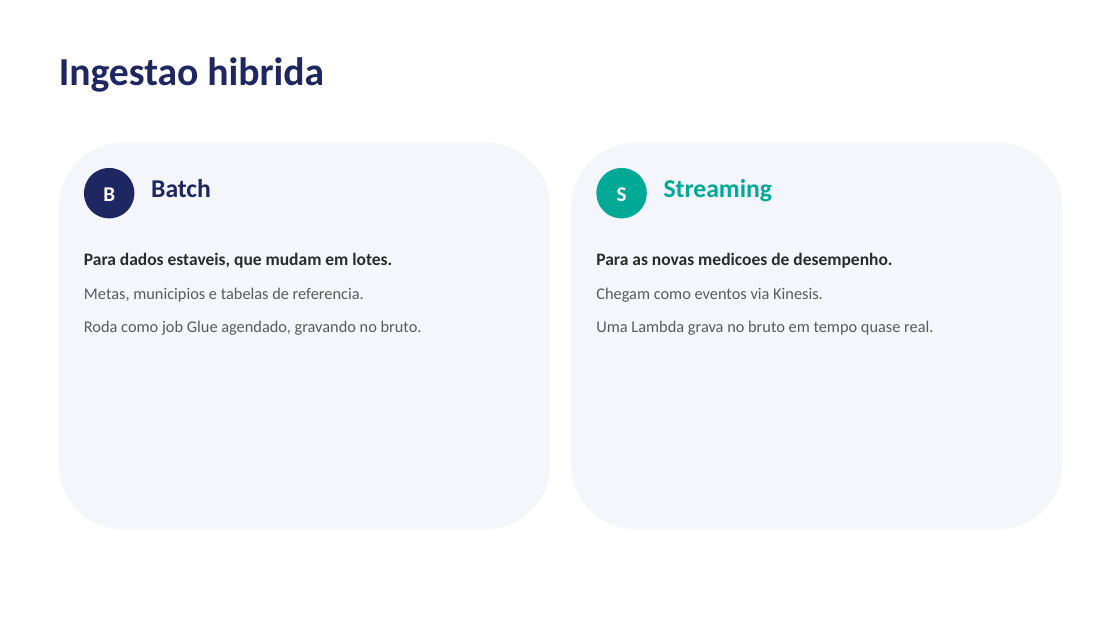
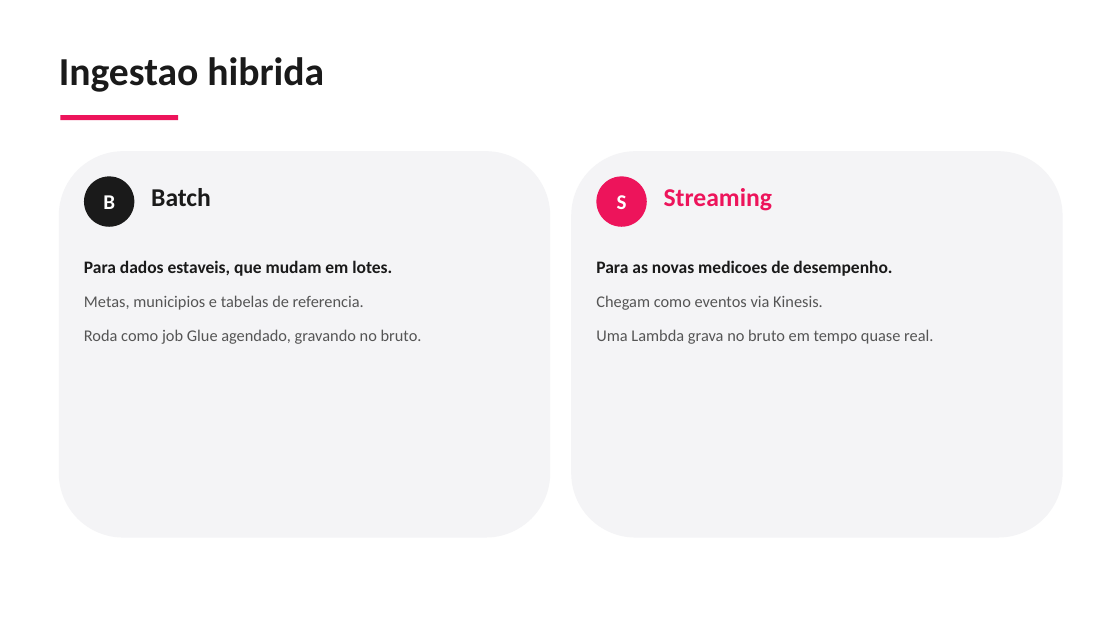
Before and after one commit to guillecosme/fiap-ai-scientist-tech-challenge-fase-02, a slide deck: slide 6 of reports/slides/pipeline_alfabetizacao_fase2.pptx. Drawn at 1120x630 pixels with LibreOffice and Linux fonts; fonts in the diff are those of the drawing. Boxes give left, top, right and bottom in pixels: in the first picture for what was removed or moved away, otherwise in the second. Text is boxed around its words. In the diff, an @@ line names an element or a change of style, - is before the commit and + after.

```diff
--- a/reports/slides/pipeline_alfabetizacao_fase2.pptx
+++ b/reports/slides/pipeline_alfabetizacao_fase2.pptx
@@ text "Ingestao hibrida" at (59, 57, 324, 92): text colour #1E2761 to #1A1A1A @@
@@ rectangle added at (60, 115, 178, 120), fill #ED145B @@
@@ rounded rectangle at (59, 151, 550, 538): fill #F4F6FB to #F4F4F6 @@
@@ ellipse "B" at (84, 176, 134, 227): fill #1E2761 to #1A1A1A @@
@@ 4 texts, 2 ellipses, 2 rounded rectangles: place and size @@
-4 texts, 2 ellipses, 2 rounded rectangles at (59, 143, 1063, 529)
+4 texts, 2 ellipses, 2 rounded rectangles at (59, 151, 1063, 538)
@@ rounded rectangle at (571, 151, 1063, 538): fill #F4F6FB to #F4F4F6 @@
@@ ellipse "S" at (597, 176, 647, 227): fill #00A896 to #ED145B @@
@@ text "Batch" at (151, 188, 211, 206): text colour #1E2761 to #1A1A1A @@
@@ text "Streaming" at (664, 188, 772, 211): text colour #00A896 to #ED145B @@
@@ text "Para dados estaveis, que mudam ..." at (84, 260, 422, 344): text colour #2B2B2B to #1A1A1A in "Para dados estaveis, que mudam em lotes."; text colour #5A5A5A to #555555 in "Metas, municipios e tabelas de referencia.", "Roda como job Glue agendado, gravando no ..." @@
@@ text "Para as novas medicoes de ..." at (596, 260, 933, 344): text colour #2B2B2B to #1A1A1A in "Para as novas medicoes de desempenho."; text colour #5A5A5A to #555555 in "Chegam como eventos via Kinesis.", "Uma Lambda grava no bruto em tempo ..." @@
```
Also in this commit, not shown: 9 other slides changed, 1 slide added, 1 slide removed.
